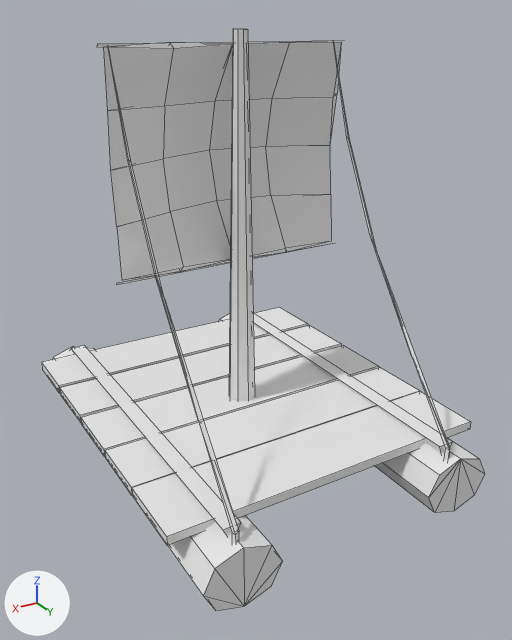
An edit to the OBJ model src/client/assets/models/ships/raft.obj, drawn before and after from the same camera.
The view is the same before and after, from a 50 mm camera at (3.8, 6.88, 4.67) aimed at (-0.09, 0.4, 1.43). The lights are fixed; the arrows at lower left show +X, +Y and +Z. Mesh edges are drawn as thin lines. Where no turn or scale is listed for an object, it has been applied to the vertices.

Objects in the first picture: 'Raft.002_Cylinder.002', 'Raft_Cylinder', 'Raft_Cylinder.001'.
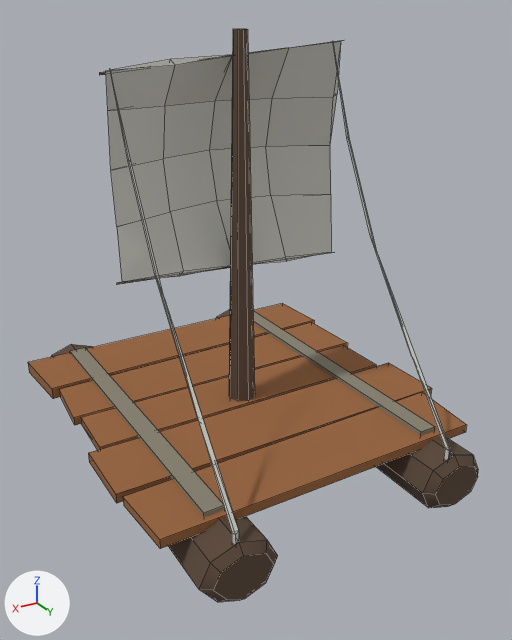
Commit message: Changed the way of loading the raft. Raft customization

Pixel boxes [x1, y1, x2, y2] of what changed, in the pictures (512 x 640 px; the box of a moved part takes in the faces that stretch with it):
'Raft_Cylinder', surface changed, reshaped (white to brown)
    before: [42, 307, 484, 611]
    after: [28, 303, 478, 602]
'Raft.002_Cylinder.002', surface changed, reshaped
    before: [104, 42, 450, 544]
    after: [106, 41, 450, 544]
'Raft_Cylinder.001', surface changed (grey to brown)
    both: [97, 29, 338, 401]
part 1 of me_raft_002_cylinder_002, moved or reshaped
    before: [104, 42, 341, 161]
    after: [106, 41, 341, 161]
part 2 of me_raft_002_cylinder_002, moved or reshaped
    before: [117, 194, 331, 280]
    after: [117, 194, 331, 282]
part 3 of me_raft_002_cylinder_002, surface changed
    before: [108, 43, 450, 544]
    after: [108, 45, 450, 544]
part 4 of me_raft_cylinder, added (brown)
    after: [88, 363, 432, 503]
part 5 of me_raft_cylinder, added
    after: [253, 311, 435, 435]
part 6 of me_raft_cylinder, added
    after: [70, 348, 225, 517]
part 7 of me_raft_cylinder, rebuilt
    before: [52, 346, 283, 611]
    after: [51, 344, 278, 602]
part 8 of me_raft_cylinder, rebuilt
    before: [219, 314, 484, 513]
    after: [216, 309, 478, 508]
part 9 of me_raft_cylinder, rebuilt
    before: [60, 325, 341, 423]
    after: [59, 322, 347, 425]
part 10 of me_raft_cylinder, rebuilt (7% wider, 11% taller)
    before: [42, 307, 308, 393]
    after: [28, 303, 314, 399]
part 11 of me_raft_cylinder, rebuilt
    before: [132, 391, 471, 546]
    after: [123, 392, 467, 549]
part 12 of me_raft_cylinder, deleted
    before: [71, 346, 241, 536]
part 13 of me_raft_cylinder, deleted
    before: [253, 313, 453, 453]
part 14 of me_raft_cylinder, cut back
    before: [81, 345, 419, 495]
    after: [81, 345, 376, 450]

The change, as a diff of the scene's bpy script:
```diff
--- a/src/client/assets/models/ships/raft.obj.py
+++ b/src/client/assets/models/ships/raft.obj.py
@@ mat_texture @@
 mat_texture = principled_material('Texture')
-mat_texture.base_color = (0.8, 0.8, 0.8)  # white #e7e7e7
+mat_texture.texture = img_tex_png
 mat_texture.roughness = 1.0
@@ me_raft_002_cylinder_002 @@
-me_raft_002_cylinder_002.from_pydata(...)  # 68 vertices, 72 faces; spans x -1.39..1.39, y -0.52..2.46, z 0.14..4.43
-me_raft_002_cylinder_002.vertices[9].co = (1.34, 0.1, 4.41)  # pixel (107, 45)
-me_raft_002_cylinder_002.vertices[30].co = (-0.67, 0.11, 4.4)  # pixel (289, 42)
-me_raft_002_cylinder_002.vertices[33].co = (0.02, 0.11, 4.4)  # pixel (232, 44)
-me_raft_002_cylinder_002.vertices[49].co = (-1.36, 0.12, 4.4)  # pixel (341, 41)
-me_raft_002_cylinder_002.vertices[52].co = (0.72, 0.11, 4.43)  # pixel (169, 42)
-me_raft_002_cylinder_002.vertices[55].co = (0.68, 0.13, 4.37)  # pixel (173, 48)
-me_raft_002_cylinder_002.vertices[56].co = (1.39, 0.11, 4.4)  # pixel (103, 47)
-me_raft_002_cylinder_002.vertices[42].co = (0.02, 0.09, 2.1)
-me_raft_002_cylinder_002.vertices[43].co = (0.72, 0.11, 2.07)  # pixel (179, 272)
-me_raft_002_cylinder_002.vertices[44].co = (1.39, 0.11, 2.1)  # pixel (121, 280)
-me_raft_002_cylinder_002.vertices[47].co = (-1.36, 0.1, 2.1)  # pixel (331, 241)
-me_raft_002_cylinder_002.vertices[48].co = (-0.69, 0.11, 2.07)  # pixel (286, 252)
-me_raft_002_cylinder_002.vertices[65].co = (0.68, 0.13, 2.13)  # pixel (183, 267)
-me_raft_002_cylinder_002.vertices[66].co = (-0.65, 0.13, 2.13)  # pixel (285, 248)
+me_raft_002_cylinder_002.from_pydata(...)  # 68 vertices, 72 faces; spans x -1.39..1.39, y -0.52..2.46, z 0.14..4.41
+# me_raft_002_cylinder_002 part 1
+me_raft_002_cylinder_002.vertices[9].co = (1.34, 0.1, 4.21)  # pixel (109, 68)
+me_raft_002_cylinder_002.vertices[30].co = (-0.67, 0.11, 4.35)  # pixel (288, 47)
+me_raft_002_cylinder_002.vertices[33].co = (0.02, 0.11, 4.3)  # pixel (232, 54)
+me_raft_002_cylinder_002.vertices[49].co = (-1.35, 0.12, 4.4)  # pixel (340, 41)
+me_raft_002_cylinder_002.vertices[52].co = (0.72, 0.11, 4.27)  # pixel (170, 59)
+me_raft_002_cylinder_002.vertices[55].co = (0.68, 0.13, 4.22)  # pixel (175, 65)
+me_raft_002_cylinder_002.vertices[56].co = (1.38, 0.11, 4.19)  # pixel (105, 70)
+# me_raft_002_cylinder_002 part 2
+me_raft_002_cylinder_002.vertices[42].co = (0.02, 0.09, 2.02)
+me_raft_002_cylinder_002.vertices[43].co = (0.72, 0.11, 2.02)  # pixel (179, 276)
+me_raft_002_cylinder_002.vertices[44].co = (1.39, 0.1, 2.08)  # pixel (121, 281)
+me_raft_002_cylinder_002.vertices[47].co = (-1.35, 0.1, 1.96)  # pixel (331, 252)
+me_raft_002_cylinder_002.vertices[48].co = (-0.69, 0.11, 1.96)  # pixel (286, 261)
+me_raft_002_cylinder_002.vertices[65].co = (0.68, 0.13, 2.08)  # pixel (183, 271)
+me_raft_002_cylinder_002.vertices[66].co = (-0.65, 0.13, 2.02)  # pixel (285, 257)
+# me_raft_002_cylinder_002 part 3: texture (UV) coordinates of 72 of 72 faces, centred in x -1.36..1.37, y -0.37..2.45, z 0.29..4.4, changed; they spanned u 0.02..0.96, v 0.01..0.15 and now span u 0.24..0.24, v 0.93..0.93
 me_raft_002_cylinder_002.materials.append(mat_texture)
@@ me_raft_cylinder @@
-me_raft_cylinder.from_pydata(...)  # 84 vertices, 80 faces; spans x -1.95..1.87, y -2.29..2.55, z -0.34..0.42
+me_raft_cylinder.from_pydata(...)  # 120 vertices, 94 faces; spans x -2.12..2.04, y -2.49..2.55, z -0.34..0.42
+# me_raft_cylinder part 4: a new loose piece, a box spanning x -2.12..2.04, y 0.46..1.28, z 0.26..0.38, in mat_texture (picture img_tex_png)
+# me_raft_cylinder part 5: a new loose piece, a box spanning x -1.45..-1.24, y -2.01..2.02, z 0.2..0.42, in mat_texture (picture img_tex_png)
+# me_raft_cylinder part 6: a new loose piece, a box spanning x 1.24..1.46, y -2.01..2.03, z 0.21..0.42, in mat_texture (picture img_tex_png)
+# me_raft_cylinder part 7: the loose piece of 16 vertices spanning x 0.91..1.75, y -2.29..2.55, z -0.34..0.34 is rebuilt with 32 vertices and now spans x 0.91..1.75, y -2.49..2.55, z -0.34..0.34
+# me_raft_cylinder part 8: the loose piece of 16 vertices spanning x -1.75..-0.91, y -2.29..2.55, z -0.34..0.34 is rebuilt with 32 vertices and now spans x -1.75..-0.91, y -2.49..2.55, z -0.34..0.34
+# me_raft_cylinder part 9: the loose piece of 8 vertices spanning x -1.95..1.87, y -1.13..-0.35, z 0.27..0.37 is rebuilt with 8 vertices and now spans x -2.05..1.94, y -1.2..-0.33, z 0.27..0.37
+# me_raft_cylinder part 10: the loose piece of 8 vertices spanning x -1.95..1.87, y -1.96..-1.19, z 0.27..0.37 is rebuilt with 8 vertices and now spans x -2.11..2.04, y -2.08..-1.12, z 0.25..0.39
+# me_raft_cylinder part 11: the loose piece of 8 vertices spanning x -1.95..1.87, y 1.27..2.1, z 0.27..0.37 is rebuilt with 8 vertices and now spans x -1.96..1.99, y 1.29..2.12, z 0.27..0.37
+# me_raft_cylinder part 12: the loose piece of 6 vertices spanning x 1.23..1.42, y -2.09..2.33, z 0.23..0.42 is deleted
+# me_raft_cylinder part 13: the loose piece of 6 vertices spanning x -1.41..-1.22, y -2.1..2.34, z 0.15..0.42 is deleted
+# me_raft_cylinder part 14: 12 vertices removed from x -1.95..1.87, y 0.47..1.25, z 0.27..0.37; 4 vertices added at x -1.95..1.89, y 0.41..0.42, z 0.27..0.37
 me_raft_cylinder.materials.append(mat_texture)
```
